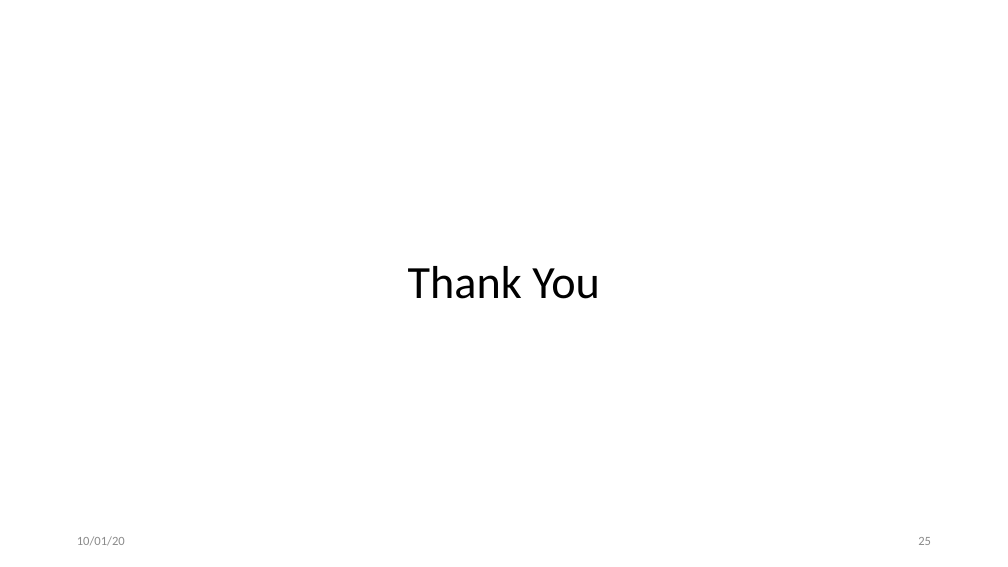
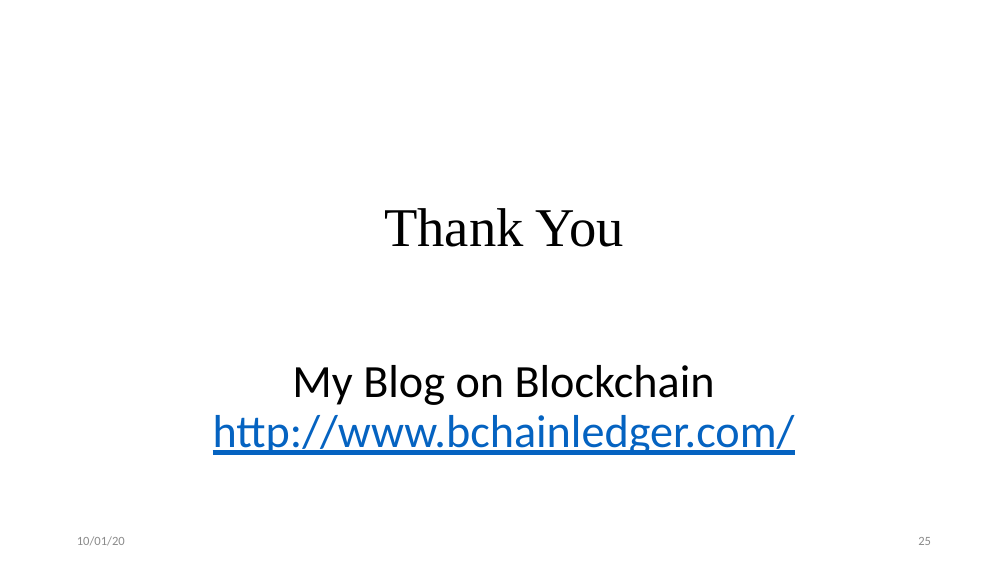
Before and after one commit to cendhu/container-namespaces, a slide deck: slide 25 of slides/containers-namespace-cgroups.pptx. Drawn at 1008x567 pixels with LibreOffice and Linux fonts; fonts in the diff are those of the drawing. Boxes give left, top, right and bottom in pixels: in the first picture for what was removed or moved away, otherwise in the second. Text is boxed around its words. In the diff, an @@ line names an element or a change of style, - is before the commit and + after.

```diff
--- a/slides/containers-namespace-cgroups.pptx
+++ b/slides/containers-namespace-cgroups.pptx
@@ title at (213,208,795,455): text changed; text colour #000000 to #0563C1 @@
-Thank You
+Thank You
+My Blog on Blockchain http://www.bchainledger.com/
```
Also in this commit, not shown: 3 other slides changed.
